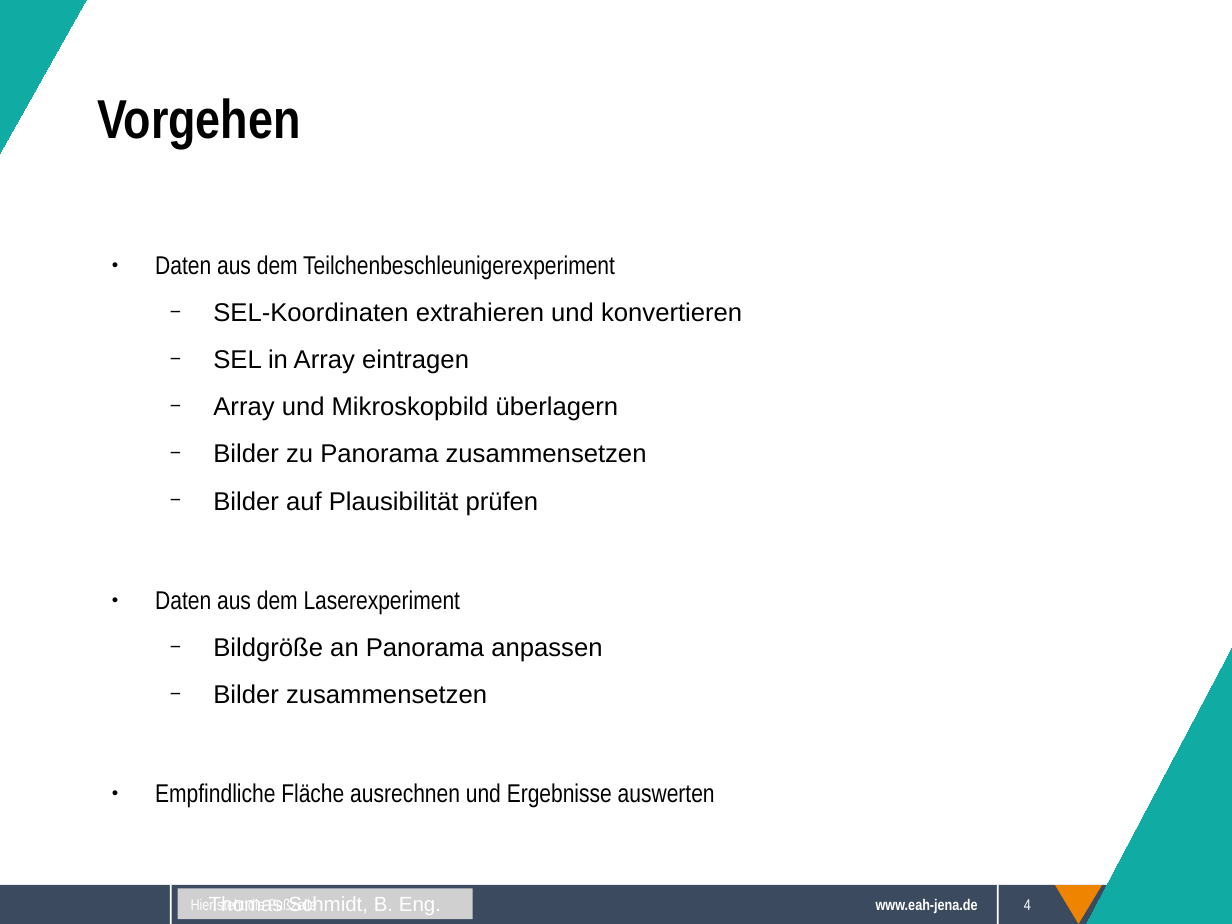
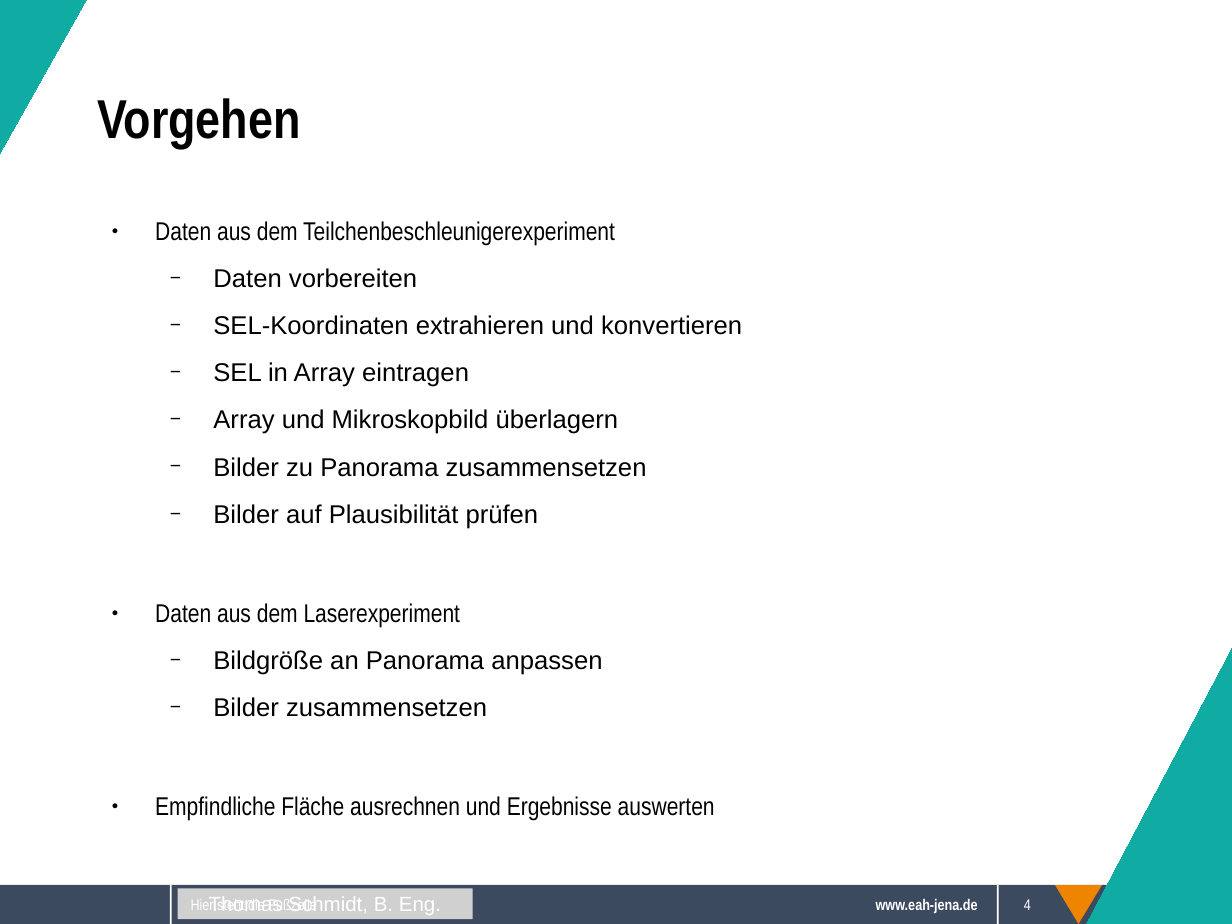
Before and after one commit to Sappy5053/Komplexpraktikum, a slide deck: slide 4 of Präsentation.odp. Drawn at 1232x924 pixels with LibreOffice and Linux fonts; fonts in the diff are those of the drawing; grey boxes stand for pictures; background and template pictures are left out. Boxes give left, top, right and bottom in pixels: in the first picture for what was removed or moved away, otherwise in the second. Text is boxed around its words. In the diff, an @@ line names an element or a change of style, - is before the commit and + after.

```diff
--- a/Präsentation.odp
+++ b/Präsentation.odp
@@ text "Daten aus dem Teilchenbeschleunigerexperiment": place and size @@
-text "Daten aus dem Teilchenbeschleunigerexperiment" at <box>155,255,742,808</box>
+text "Daten aus dem Teilchenbeschleunigerexperiment" at <box>155,221,742,821</box>
@@ text at <box>213,268,417,288</box>: paragraph added @@
+  − Daten vorbereiten
```
Also in this commit, not shown: 1 other slide changed, 3 slides added, 17 other files.
